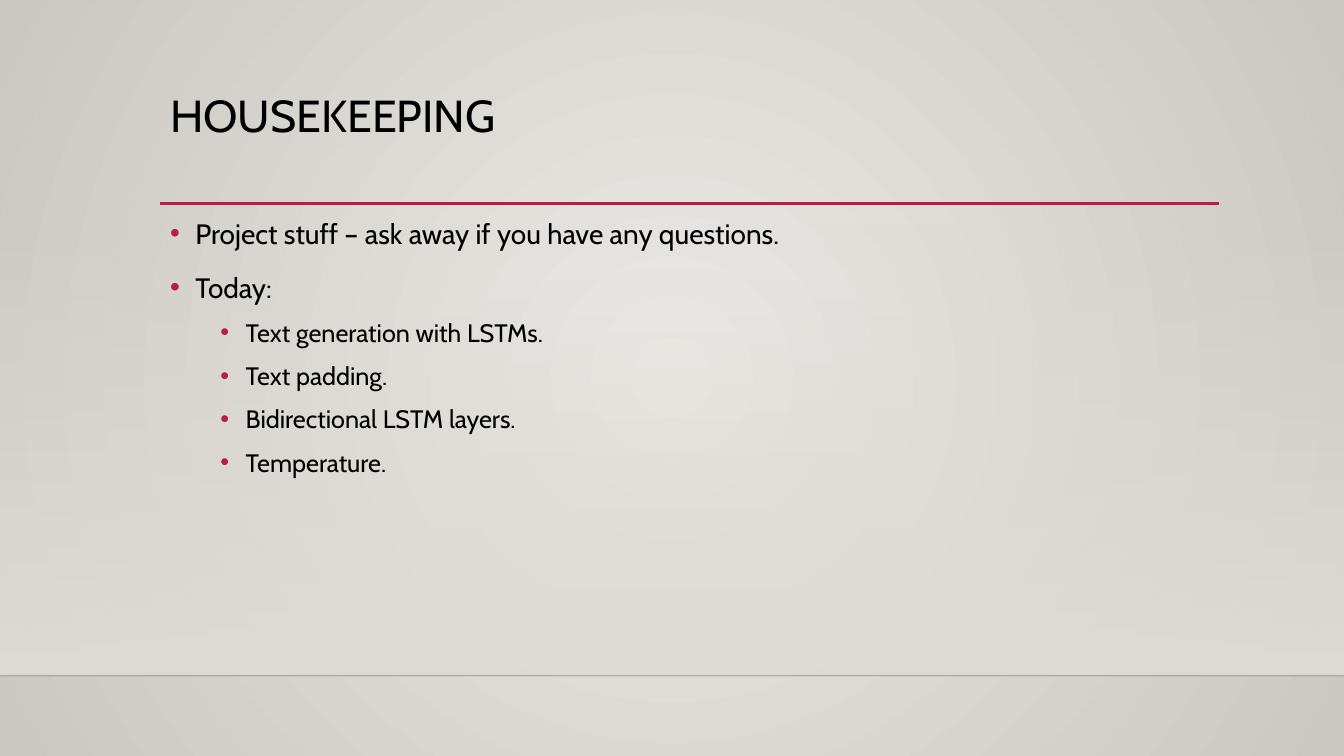
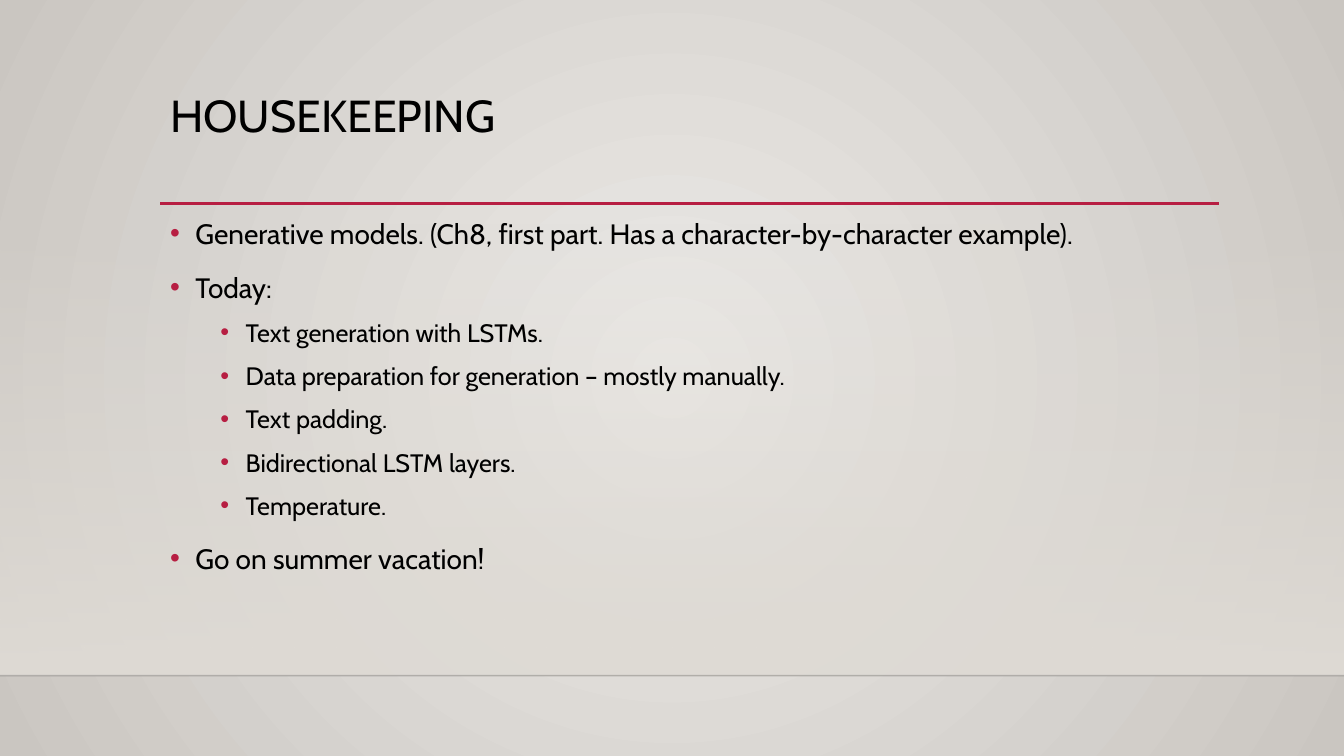
Before and after one commit to AkeemSemperDataScience/Intro_to_Machine_Learning_Students, a slide deck: slide 1 of reference_content/Slides/text_gen_lstm.pptx. Drawn at 1344x756 pixels with LibreOffice and Linux fonts; fonts in the diff are those of the drawing; background and template pictures are left out. Boxes give left, top, right and bottom in pixels: in the first picture for what was removed or moved away, otherwise in the second. Text is boxed around its words. In the diff, an @@ line names an element or a change of style, - is before the commit and + after.

```diff
--- a/reference_content/Slides/text_gen_lstm.pptx
+++ b/reference_content/Slides/text_gen_lstm.pptx
@@ text at bbox=[195, 223, 1072, 250]: text changed @@
-• Project stuff – ask away if you have any questions.
+• Generative models. (Ch8, first part. Has a character-by-character example).
@@ text at bbox=[246, 366, 784, 391]: paragraph added @@
+  • Data preparation for generation – mostly manually.
@@ text at bbox=[195, 548, 484, 570]: paragraph added @@
+• Go on summer vacation!
```
Also in this commit, not shown: 1 other slide changed, 2 slides added, 58 other files.
